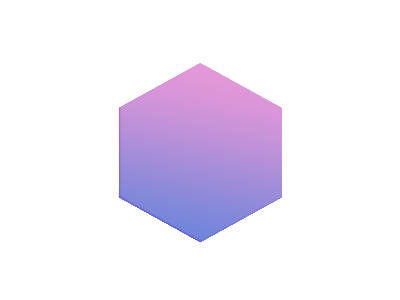
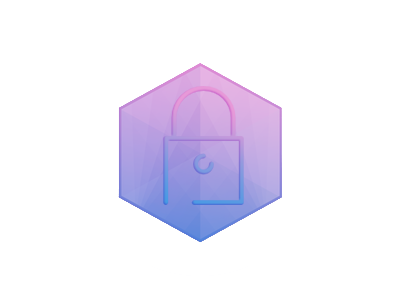
Revision of a layered 400 × 300 image; what changed, layer by layer:
added layer "Locked" above "Config" over [118, 63, 282, 243]
hid "Button Press", painted on it over [118, 63, 282, 243]
